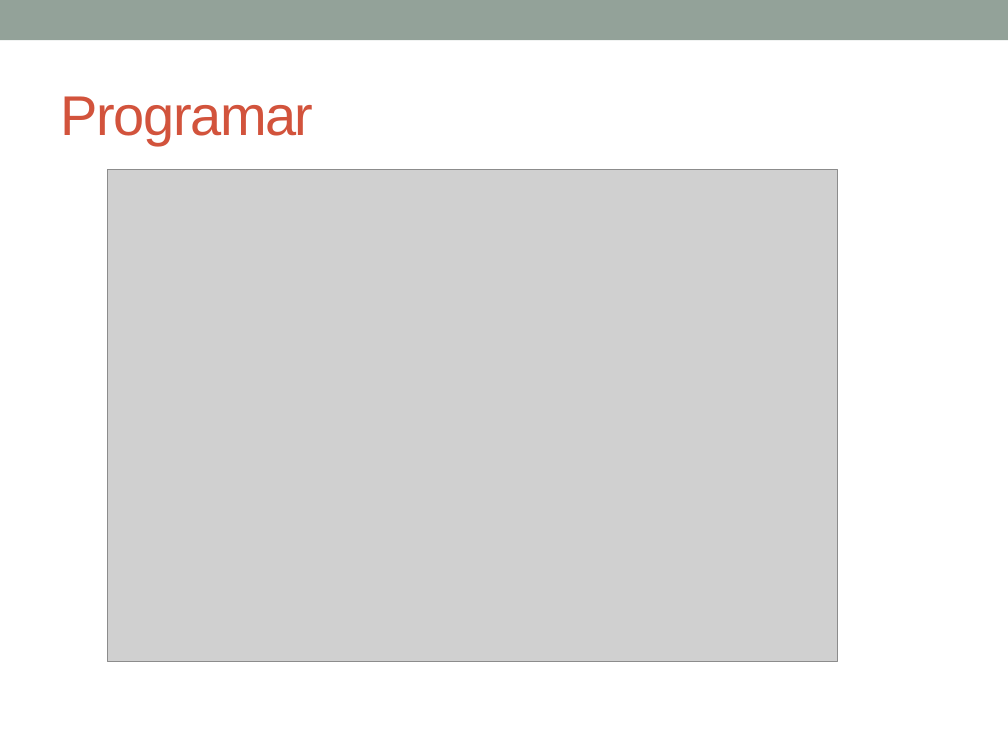
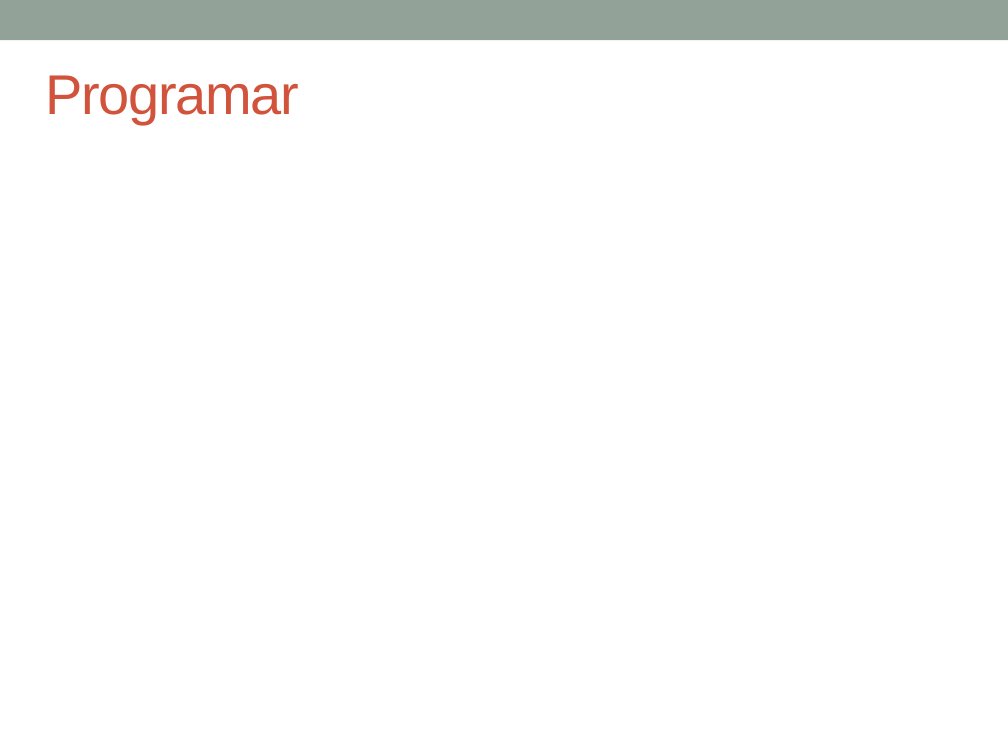
Before and after one commit to jx4nk00/joint-ops, a slide deck: slide 12 of 1 Diseño/Presentación UML CU 26 de Julio.pptx. Drawn at 1008x756 pixels with LibreOffice and Linux fonts; fonts in the diff are those of the drawing; grey boxes stand for pictures. Boxes give left, top, right and bottom in pixels: in the first picture for what was removed or moved away, otherwise in the second. Text is boxed around its words. In the diff, an @@ line names an element or a change of style, - is before the commit and + after.

```diff
--- a/1 Diseño/Presentación UML CU 26 de Julio.pptx
+++ b/1 Diseño/Presentación UML CU 26 de Julio.pptx
@@ title "Programar": place and size @@
-title "Programar" at bbox=[60, 96, 313, 145]
+title "Programar" at bbox=[46, 75, 299, 124]
@@ picture removed at bbox=[107, 169, 837, 661] @@
```
Also in this commit, not shown: 35 other files.
